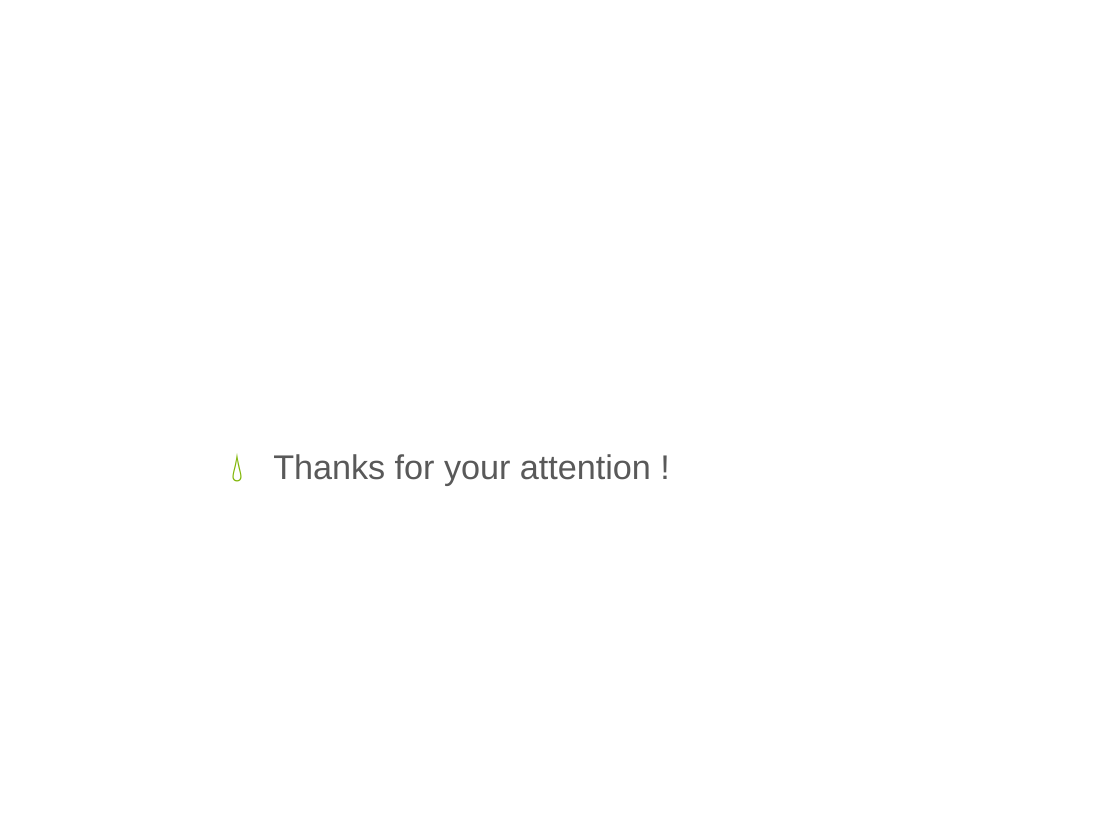
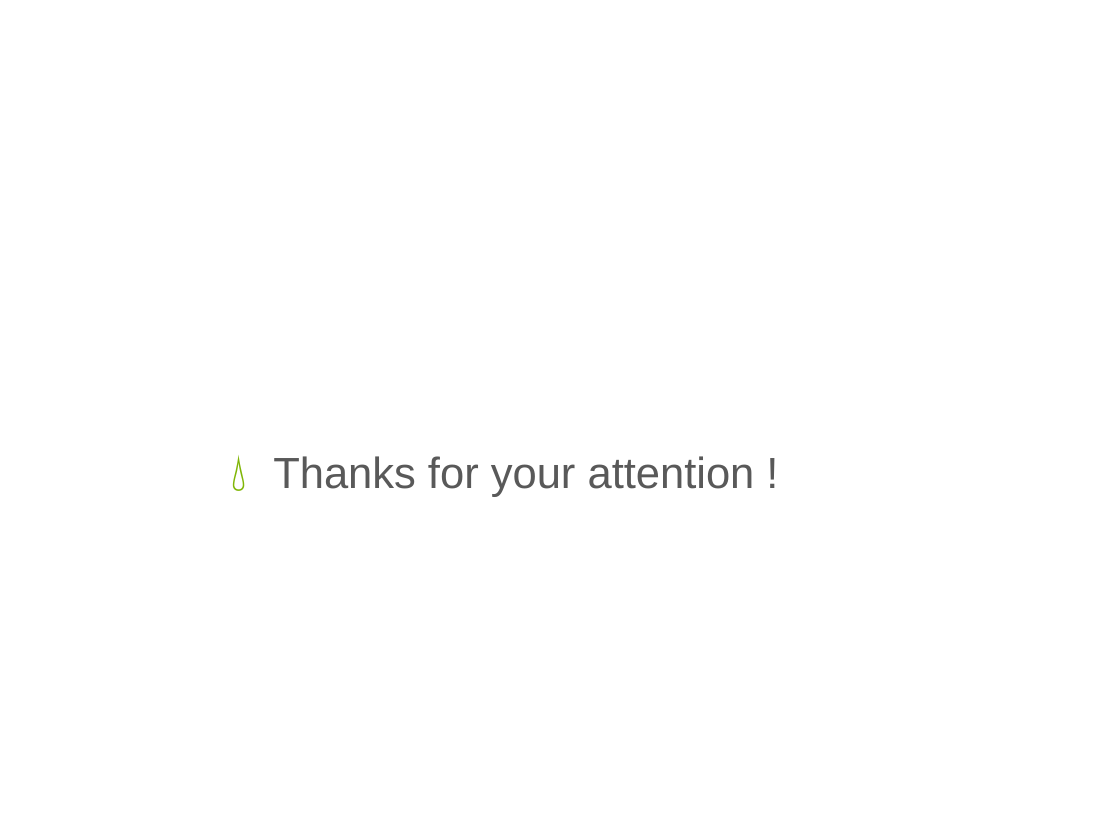
Before and after one commit to tbcdns/CyberCoach, a slide deck: slide 9 of doc/Presentation.pptx. Drawn at 1120x840 pixels with LibreOffice and Linux fonts; fonts in the diff are those of the drawing; background and template pictures are left out. Boxes give left, top, right and bottom in pixels: in the first picture for what was removed or moved away, otherwise in the second. Text is boxed around its words. In the diff, an @@ line names an element or a change of style, - is before the commit and + after.

```diff
--- a/doc/Presentation.pptx
+++ b/doc/Presentation.pptx
@@ text "Thanks for your attention !" at <box>273,456,755,497</box>: size 22 to 28 pt @@
```
Also in this commit, not shown: 6 other slides changed, 4 other files.
